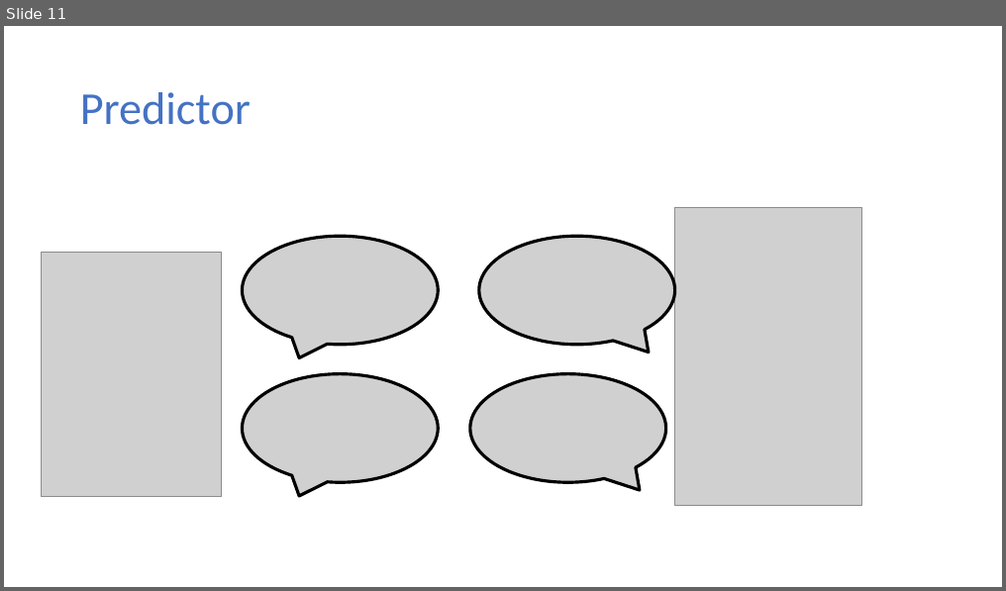
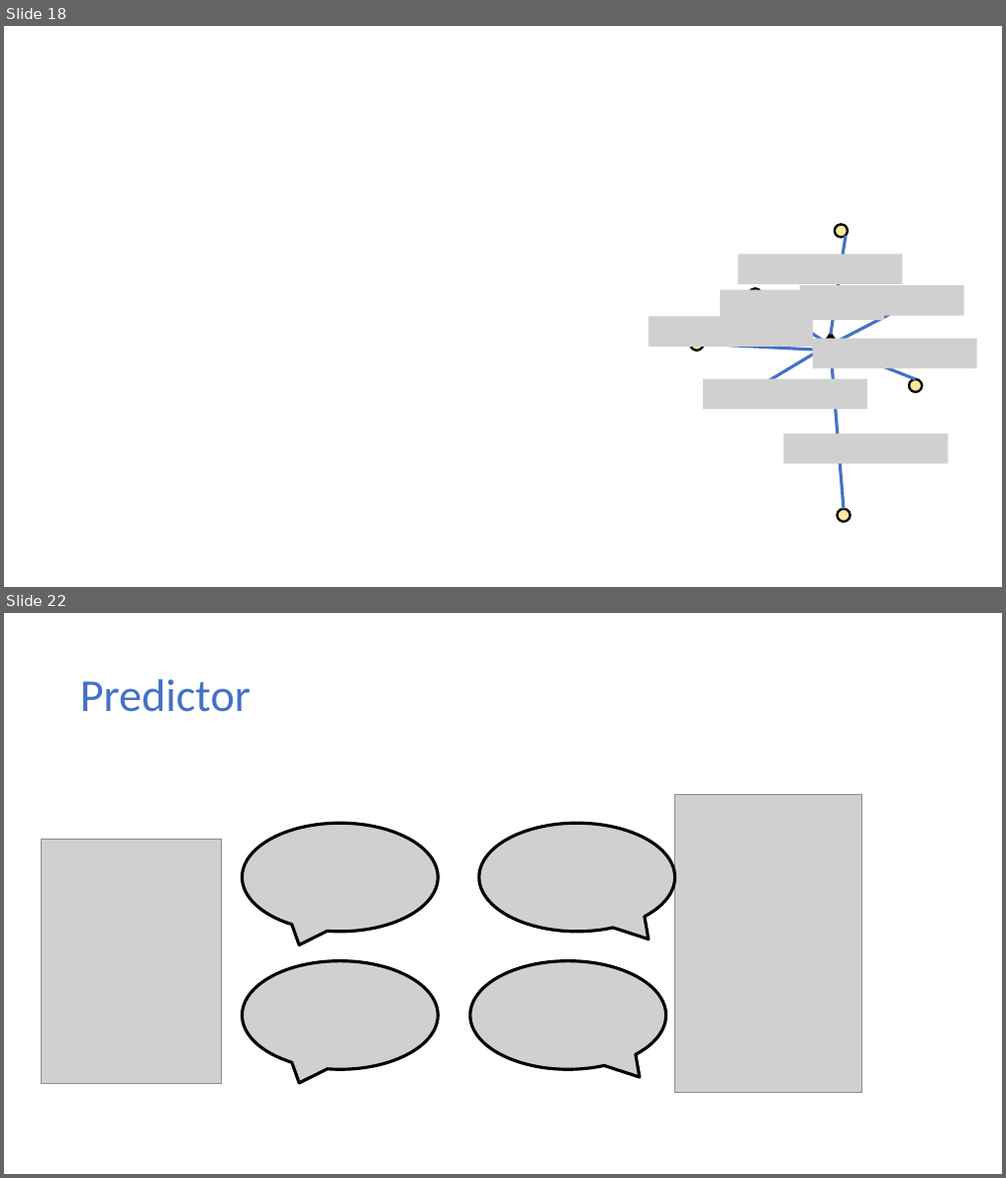
Before and after one commit to samsonzhou/samsonzhou.github.io, a slide deck: other-talks/Learning Augmented Algorithms for k-Means Clustering.pptx. Shown one above the other, each under a label of ours: slide 11 before the commit, slides 18 and 22 after it; the slides between them are not shown. The pictures are 1006x591 and 1006x1178 pixels, drawn with LibreOffice and Linux fonts; fonts in the diff are those of the drawing; grey boxes stand for pictures. Boxes give left, top, right and bottom in pixels: in the first picture for what was removed or moved away, otherwise in the second. Text is boxed around its words. In the diff, an @@ line names an element or a change of style, - is before the commit and + after.

```diff
--- a/other-talks/Learning Augmented Algorithms for k-Means Clustering.pptx
+++ b/other-talks/Learning Augmented Algorithms for k-Means Clustering.pptx
@@ slide 18 added at [4, 26, 1002, 587], background #FFFFFF @@
@@ ellipse added at [835, 224, 847, 237], fill #FFE699, outline #000000 2.25 pt @@
@@ picture added at [739, 255, 903, 284] @@
@@ line added from (831, 335) to (846, 236), #4472C4 3 pt @@
@@ picture added at [721, 290, 885, 320] @@
@@ ellipse added at [748, 288, 761, 301], fill #FFE699, outline #000000 2.25 pt @@
@@ picture added at [800, 285, 964, 316] @@
@@ picture added at [648, 316, 813, 347] @@
@@ line added from (760, 300) to (826, 343), #4472C4 3 pt @@
@@ line added from (836, 343) to (918, 301), #4472C4 3 pt @@
@@ ellipse added at [690, 338, 703, 351], fill #FFE699, outline #000000 2.25 pt @@
@@ line added from (820, 350) to (703, 344), #4472C4 3 pt @@
@@ line added from (820, 350) to (746, 394), #4472C4 3 pt @@
@@ picture added at [813, 338, 977, 369] @@
@@ triangle added at [820, 335, 841, 350], fill #7030A0, outline #000000 3 pt @@
@@ line added from (831, 350) to (844, 509), #4472C4 3 pt @@
@@ line added from (841, 350) to (916, 379), #4472C4 3 pt @@
@@ picture added at [703, 379, 868, 409] @@
@@ ellipse added at [909, 379, 922, 392], fill #FFE699, outline #000000 2.25 pt @@
@@ picture added at [783, 434, 948, 464] @@
@@ ellipse added at [838, 509, 849, 522], fill #FFE699, outline #000000 2.25 pt @@
@@ what was slide 11 is now slide 22 @@
```
Also in this commit, not shown: 4 slides changed, 11 other slides added, 1 slide removed, 2 other files.
